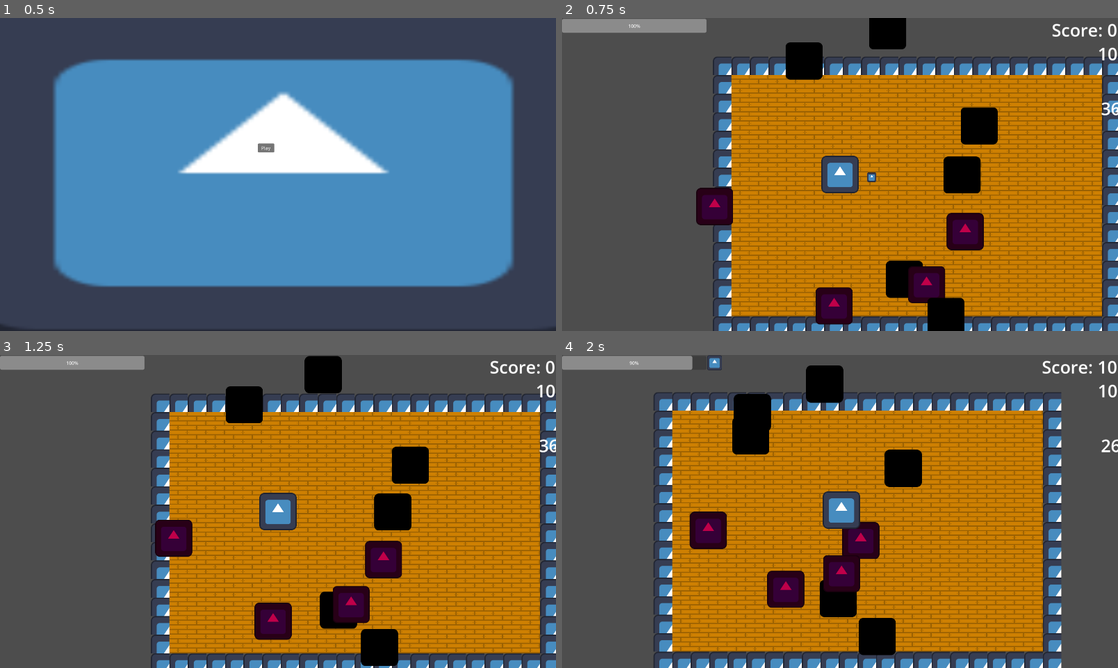
Above: before the commit, frames 1-4 (two rows, left to right).
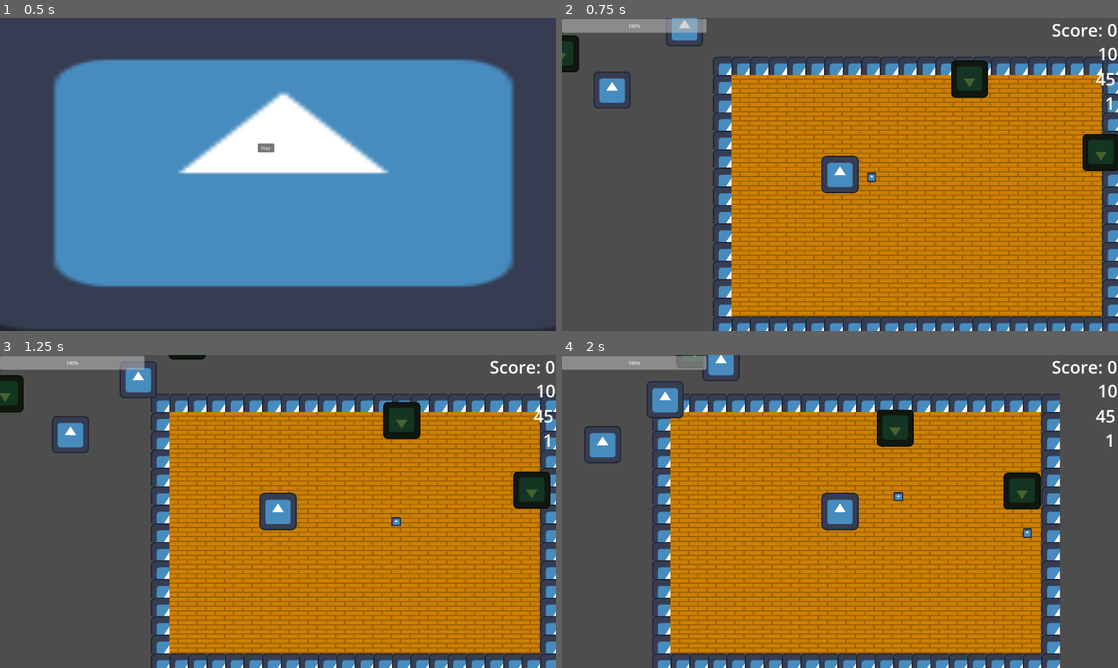
Above: after the commit, the same moments.

Repository: 22218-Burnside/12DTG-2025-Game-Jam
Game: Godot game, scene res://prefabs/world.tscn
Two runs of this game, one before a commit and one after it. Both use one fixed random seed, a clock stepped at 60 frames per second and the inputs below. The engine's default icon, where the game draws it, is replaced by a stand-in: a white triangle on a blue panel in a dark square.
Inputs (mouse positions are in pixels of both pictures, inside the frame that each line leads up to):
- Up to frame 1 (0.5 s): no input
- Up to frame 2 (0.75 s): click "Play" at 0.5 s
- Up to frame 3 (1.25 s): no input
- Up to frame 4 (2 s): tap Enter at 1.25 s; move the mouse to (962, 495) at 1.27 s; hold D (right) from 1.28 s (still down)

Frame 1 is identical in both runs. In frame 2, 10% of the frame differs, in the area x 0-100%, y 0-100%; in frame 3, 11%; in frame 4, 38%, in the area x 4-100%, y 0-100%.

Commit message:
changed tank colour + added waves

Diff:
--- a/assets/placeholder_assets/readme/placeholder assets/screen_shake.gd
+++ b/assets/placeholder_assets/readme/placeholder assets/screen_shake.gd
@@ -11,7 +11,7 @@
 func _input(event):
 	if event is InputEventKey and not event.echo and event.unicode > 0:
 		var key_char = char(event.unicode).to_lower()
-		if key_char == domain_sequence[domain_progress]:
+		if key_char == domain_sequence[domain_progress] and can_expand:
 			domain_progress += 1
 			if domain_progress == domain_sequence.length() and can_expand:
 				# Full sequence successful!
--- a/prefabs/enemy.tscn
+++ b/prefabs/enemy.tscn
@@ -14,7 +14,6 @@
 shape = SubResource("RectangleShape2D_ks3ws")
 
 [node name="Icon" type="Sprite2D" parent="."]
-modulate = Color(0.75032103, 0, 0.28685096, 1)
 texture = ExtResource("1_6n8dw")
 
 [connection signal="body_entered" from="." to="." method="_on_body_entered"]
--- a/prefabs/tank.tscn
+++ b/prefabs/tank.tscn
@@ -7,7 +7,7 @@
 size = Vector2(128, 128)
 
 [node name="tank" type="Area2D" groups=["enemy"]]
-modulate = Color(0, 0, 0, 1)
+modulate = Color(0.28038633, 0.38093084, 0.18025348, 1)
 script = ExtResource("1_lin0t")
 metadata/_edit_group_ = true
 
--- a/prefabs/world.tscn
+++ b/prefabs/world.tscn
@@ -91,10 +91,19 @@
 horizontal_alignment = 2
 
 [node name="Label3" type="Label" parent="level_ui"]
-offset_left = 1103.0
-offset_top = 270.0
-offset_right = 1930.0
-offset_bottom = 353.0
+offset_left = 1085.0
+offset_top = 168.0
+offset_right = 1912.0
+offset_bottom = 251.0
+theme_override_font_sizes/font_size = 60
+text = "SCORE:0"
+horizontal_alignment = 2
+
+[node name="Label4" type="Label" parent="level_ui"]
+offset_left = 1082.0
+offset_top = 252.0
+offset_right = 1909.0
+offset_bottom = 335.0
 theme_override_font_sizes/font_size = 60
 text = "SCORE:0"
 horizontal_alignment = 2
--- a/scripts/world.gd
+++ b/scripts/world.gd
@@ -4,7 +4,7 @@
 var heart = preload("res://prefabs/heart.tscn")
 var max_wave = 100
 var max_wave_capacity = 10
-var wave_points = 50000000
+var wave_points = 50
 var capacity = 0
 var enemy_difficulty = 1.0
 var enemies = {
@@ -21,14 +21,15 @@
 # Called every frame. 'delta' is the elapsed time since the previous frame.
 func _process(_delta: float) -> void:
 	$level_ui/Label2.text = str(capacity)
-	$level_ui/Label3.text = str(wave_points)
+	$level_ui/Label3.text = str(int(wave_points))
+	$level_ui/Label4.text = str(max_wave_capacity-9)
 	if capacity < max_wave_capacity and wave_points > 0:
 		spawn_enemy()
-	if capacity == 0 and wave_points == 0:
+	if capacity <= 0 and wave_points <= 0:
 		next_level()
 
 func next_level():
-	max_wave *= round(randf_range(1.01,1.2))
+	max_wave *= randf_range(1.1,1.5)
 	wave_points = round(max_wave)
 	max_wave_capacity += 1
 	capacity = 0
@@ -57,14 +58,14 @@
 
 		# Spawn at least 350 pixels away from player
 		spawned_enemy.position = Vector2(
-			randi_range($player.position.x - 500, $player.position.x + 500),
-			randi_range($player.position.y - 500, $player.position.y + 500)
+			randi_range($player.position.x - 1000, $player.position.x + 1000),
+			randi_range($player.position.y - 1000, $player.position.y + 1000)
 		)
 
-		while spawned_enemy.position.distance_to($player.position) < 350:
+		while spawned_enemy.position.distance_to($player.position) < 500:
 			spawned_enemy.position = Vector2(
-				randi_range($player.position.x - 500, $player.position.x + 500),
-				randi_range($player.position.y - 500, $player.position.y + 500)
+				randi_range($player.position.x - 1000, $player.position.x + 1000),
+				randi_range($player.position.y - 1000, $player.position.y + 1000)
 			)
 
 
